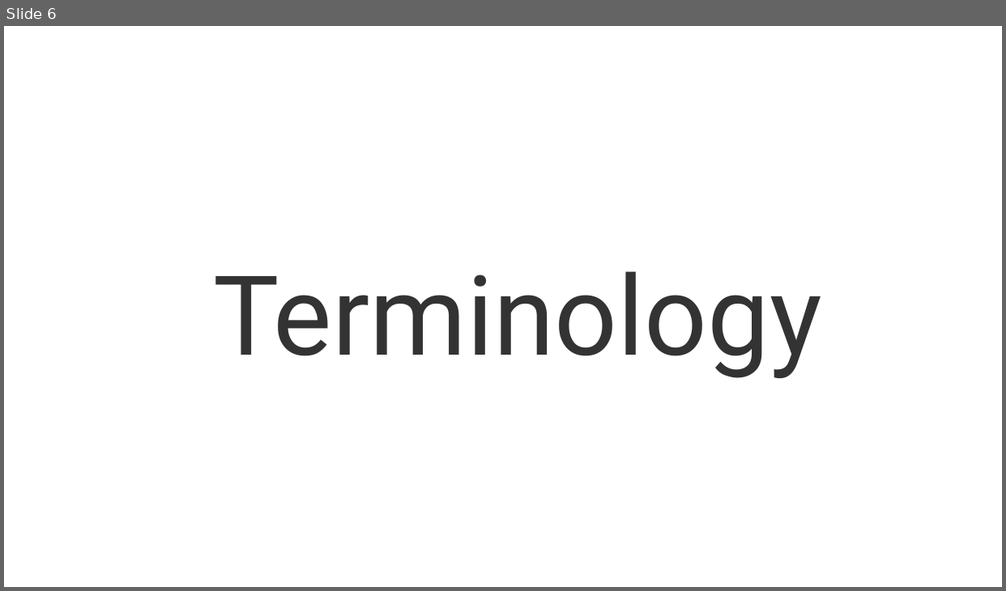
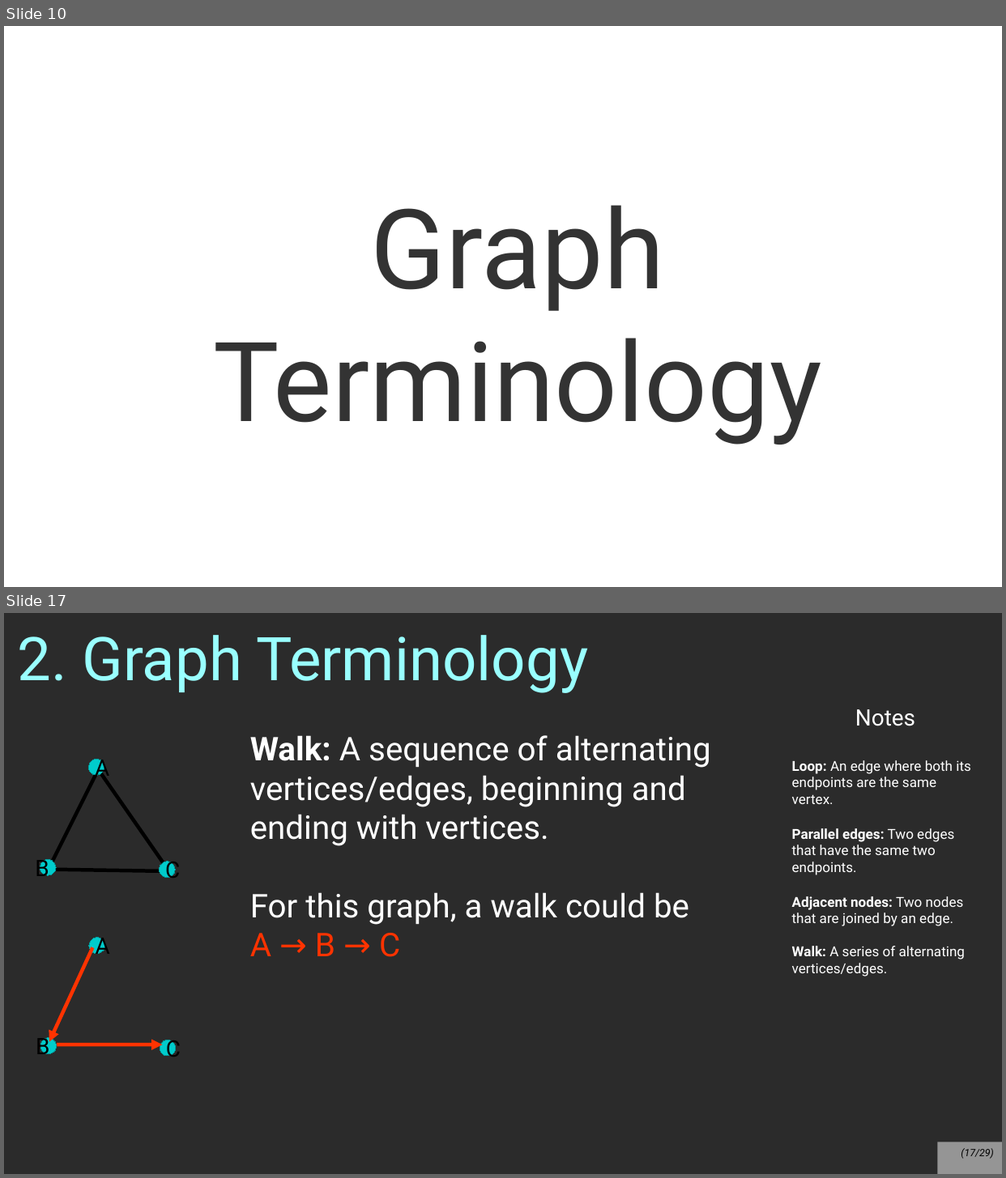
Before and after one commit to nguyenchithien/CS211-Discrete-Structures-II, a slide deck: Lectures/Lecture 7.1.odp. Shown one above the other, each under a label of ours: slide 6 before the commit, slides 10 and 17 after it; the slides between them are not shown. The pictures are 1006x591 and 1006x1178 pixels, drawn with LibreOffice and Linux fonts; fonts in the diff are those of the drawing; background and template pictures are left out; a plain dark background stands for a picture behind light text. Boxes give left, top, right and bottom in pixels: in the first picture for what was removed or moved away, otherwise in the second. Text is boxed around its words. In the diff, an @@ line names an element or a change of style, - is before the commit and + after.

```diff
--- a/Lectures/Lecture 7.1.odp
+++ b/Lectures/Lecture 7.1.odp
@@ slide 17 added at (x1=4, y1=613, x2=1002, y2=1174), background picture (left out) @@
@@ title added at (x1=18, y1=635, x2=588, y2=693), 48 pt, text #99FFFF @@
+2. Graph Terminology
@@ text added at (x1=792, y1=709, x2=971, y2=977), 11 pt, text #FFFFFF @@
+Notes
+Loop: An edge where both its endpoints are the same vertex.
+Parallel edges: Two edges that have the same two endpoints.
+Adjacent nodes: Two nodes that are joined by an edge.
+Walk: A series of alternating vertices/edges.
@@ text added at (x1=250, y1=735, x2=711, y2=957), 26 pt, text #FFFFFF @@
+Walk: A sequence of alternating vertices/edges, beginning and ending with vertices.
+For this graph, a walk could be
+A → B → C
@@ line added from (99, 768) to (49, 869), #000000 2.89 pt @@
@@ ellipse added at (x1=88, y1=759, x2=104, y2=775), fill #00CCCC, outline #009999 0 pt, 18 pt, text #000000 @@
+A
@@ line added from (94, 764) to (168, 871), #000000 2.89 pt @@
@@ ellipse added at (x1=40, y1=859, x2=57, y2=875), fill #00CCCC, outline #009999 0 pt, 18 pt, text #000000 @@
+B
@@ line added from (49, 869) to (168, 871), #000000 2.89 pt @@
@@ ellipse added at (x1=159, y1=861, x2=175, y2=877), fill #00CCCC, outline #009999 0 pt, 18 pt, text #000000 @@
+C
@@ arrow added from (93, 948) to (49, 1042), #FF3300 2.89 pt @@
@@ ellipse added at (x1=89, y1=938, x2=105, y2=954), fill #00CCCC, outline #009999 0 pt, 18 pt, text #000000 @@
+A
@@ ellipse added at (x1=40, y1=1038, x2=57, y2=1055), fill #00CCCC, outline #009999 0 pt, 18 pt, text #000000 @@
+B
@@ arrow added from (57, 1045) to (163, 1045), #FF3300 2.89 pt @@
@@ ellipse added at (x1=160, y1=1041, x2=176, y2=1057), fill #00CCCC, outline #009999 0 pt, 18 pt, text #000000 @@
+C
@@ page number added at (x1=938, y1=1143, x2=1002, y2=1174), fill #FFFFFF at 50% opacity, 8 pt, text #000000, italic @@
+(17/29)
@@ what was slide 6 is now slide 10 @@
@@ slide 10 changed as well @@
@@ title at (x1=213, y1=205, x2=822, y2=445): text changed @@
-Terminology
+Graph Terminology
```
Also in this commit, not shown: 1 other slide changed, 23 other slides added, 5 slides removed, 1 other file.
